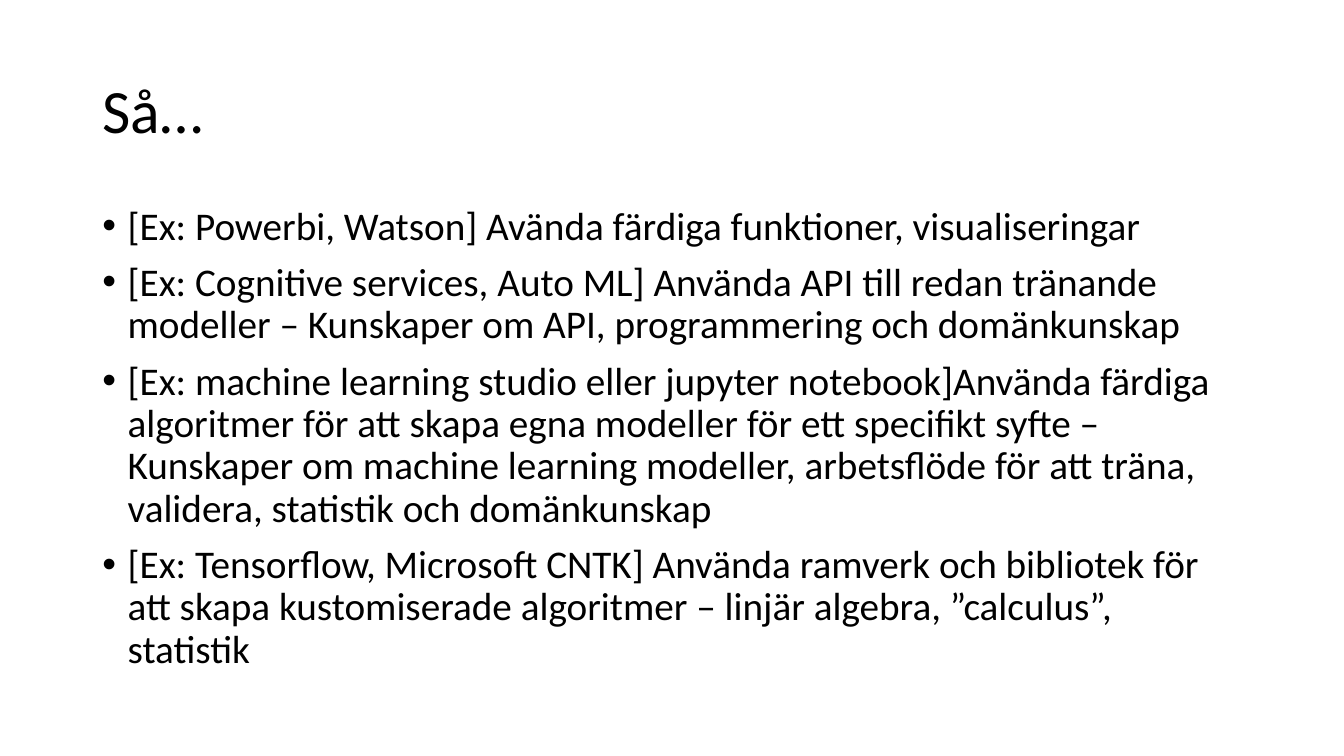
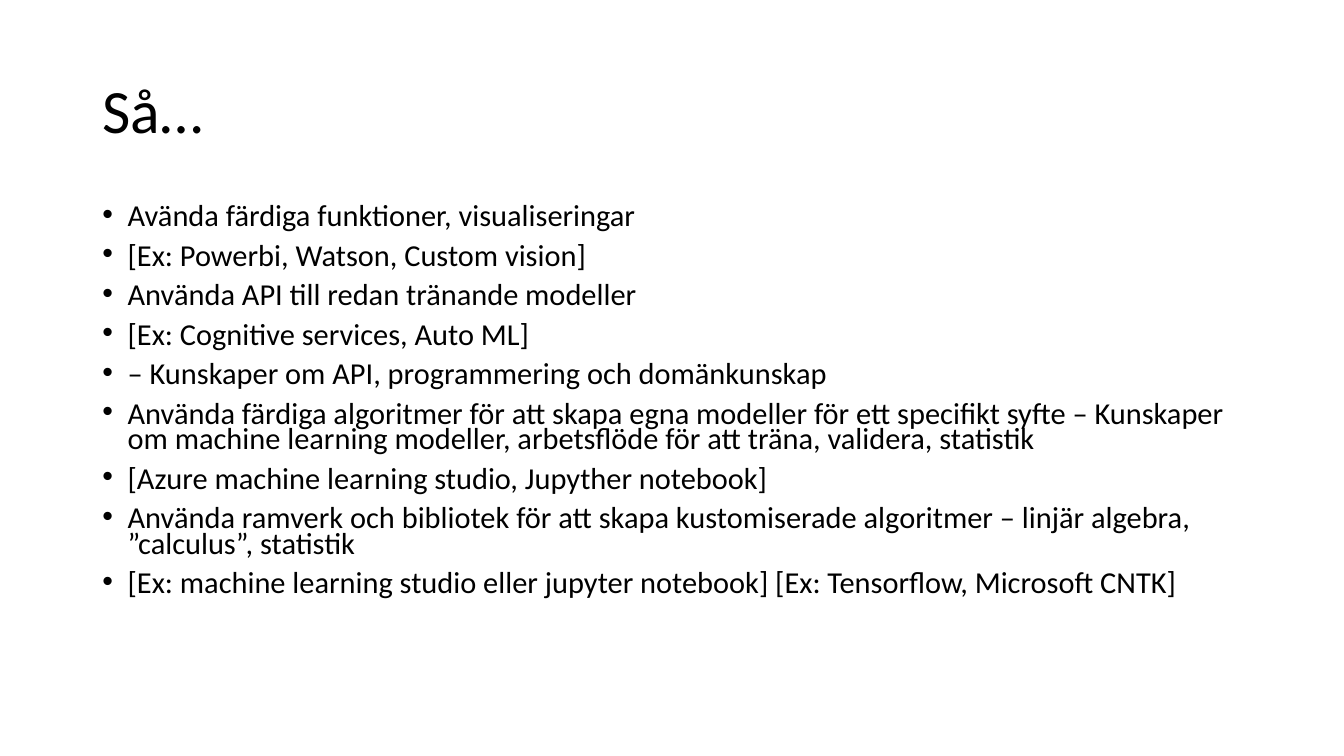
Before and after one commit to niklas3000/DataScience, a slide deck: slide 11 of Machine learning for dummies/Presentation/Machine learning AI och Data Science.pptx. Drawn at 1344x756 pixels with LibreOffice and Linux fonts; fonts in the diff are those of the drawing. Boxes give left, top, right and bottom in pixels: in the first picture for what was removed or moved away, otherwise in the second. Text is boxed around its words. In the diff, an @@ line names an element or a change of style, - is before the commit and + after.

```diff
--- a/Machine learning for dummies/Presentation/Machine learning AI och Data Science.pptx
+++ b/Machine learning for dummies/Presentation/Machine learning AI och Data Science.pptx
@@ text at (x1=128, y1=205, x2=1224, y2=599): text changed; size 28 to 21.7 pt @@
-• [Ex: Powerbi, Watson] Avända färdiga funktioner, visualiseringar
-• [Ex: Cognitive services, Auto ML] Använda API till redan tränande modeller – Kunskaper om API, programmering och domänkunskap
-• [Ex: machine learning studio eller jupyter notebook]Använda färdiga algoritmer för att skapa egna modeller för ett specifikt syfte – Kunskaper om machine learning modeller, arbetsflöde för att träna, validera, statistik och domänkunskap
-• [Ex: Tensorflow, Microsoft CNTK] Använda ramverk och bibliotek för att skapa kustomiserade algoritmer – linjär algebra, ”calculus”, statistik
+• Avända färdiga funktioner, visualiseringar
+• [Ex: Powerbi, Watson, Custom vision]
+• Använda API till redan tränande modeller
+• [Ex: Cognitive services, Auto ML]
+• – Kunskaper om API, programmering och domänkunskap
+• Använda färdiga algoritmer för att skapa egna modeller för ett specifikt syfte – Kunskaper om machine learning modeller, arbetsflöde för att träna, validera, statistik
+• [Azure machine learning studio, Jupyther notebook]
+• Använda ramverk och bibliotek för att skapa kustomiserade algoritmer – linjär algebra, ”calculus”, statistik
+• [Ex: machine learning studio eller jupyter notebook] [Ex: Tensorflow, Microsoft CNTK]
```
Also in this commit, not shown: 2 other slides changed, 1 other file.
